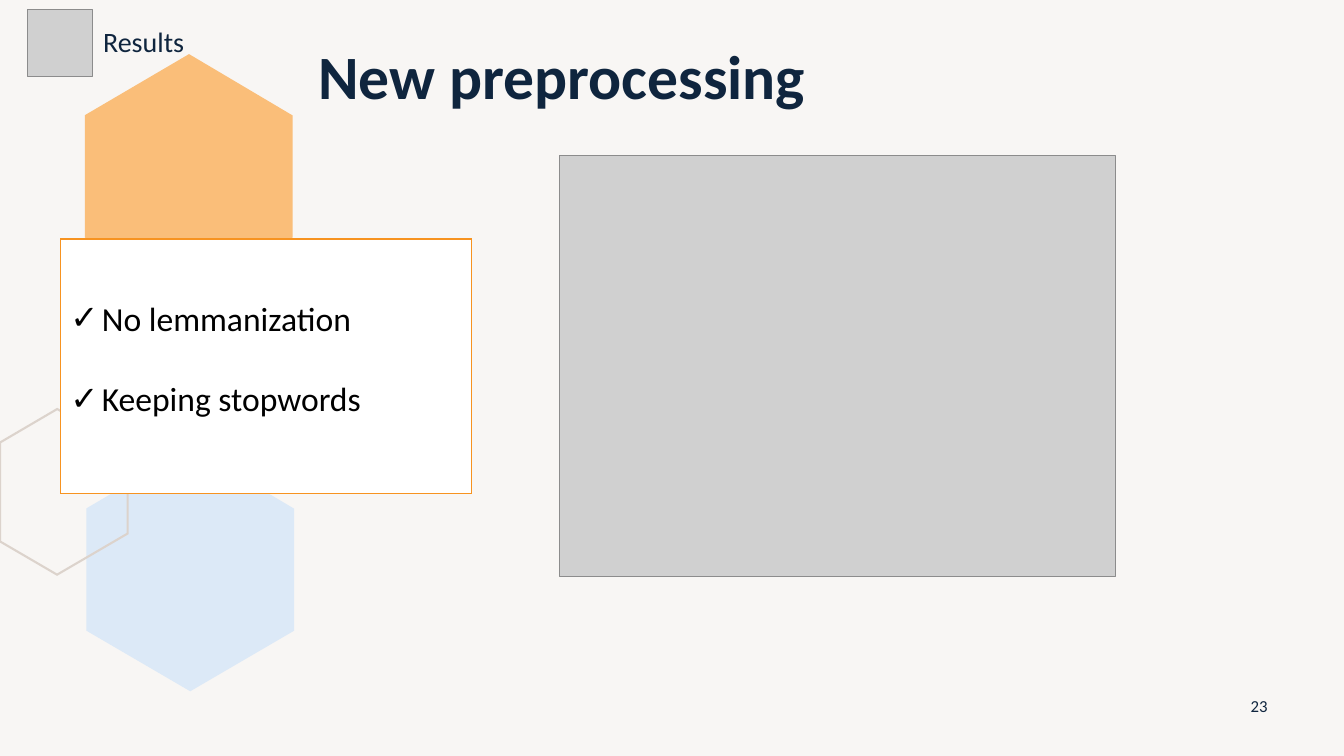
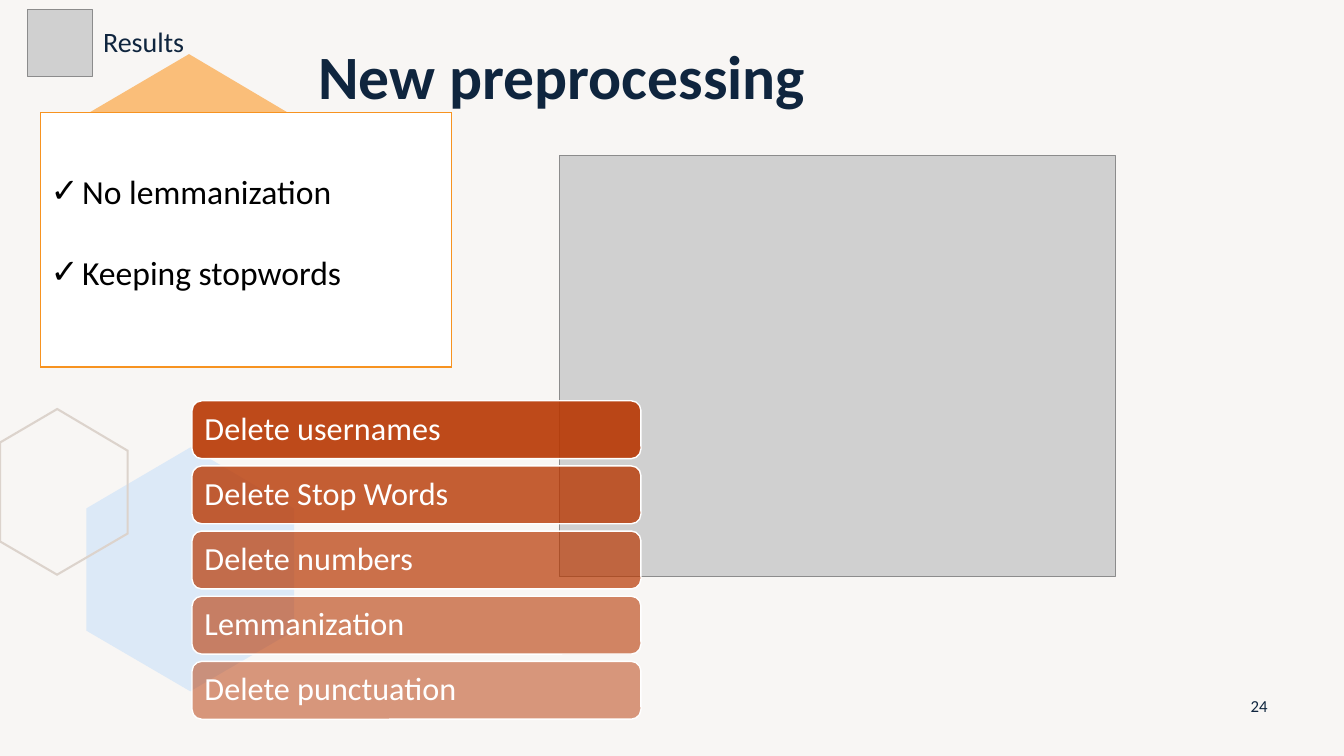
Before and after one commit to marti1999/TFG, a slide deck: slide 24 of informes/entrega final/presentation.pptx (slide 23 before the commit). Drawn at 1344x756 pixels with LibreOffice and Linux fonts; fonts in the diff are those of the drawing; grey boxes stand for pictures. Boxes give left, top, right and bottom in pixels: in the first picture for what was removed or moved away, otherwise in the second. Text is boxed around its words. In the diff, an @@ line names an element or a change of style, - is before the commit and + after.

```diff
--- a/informes/entrega final/presentation.pptx
+++ b/informes/entrega final/presentation.pptx
@@ rectangle "No lemmanization": place and size @@
-rectangle "No lemmanization" at <box>60,239,472,493</box>
+rectangle "No lemmanization" at <box>40,113,452,367</box>
@@ group added at <box>193,401,641,719</box>: 5 rounded rectangles, 5 texts @@
+Delete usernames
+Delete Stop Words
+Delete numbers
+Lemmanization
+Delete punctuation
@@ page number at <box>1251,701,1268,712</box>: text changed @@
-23
+24
```
Also in this commit, not shown: 4 other slides changed, 1 slide added, 1 other file.
